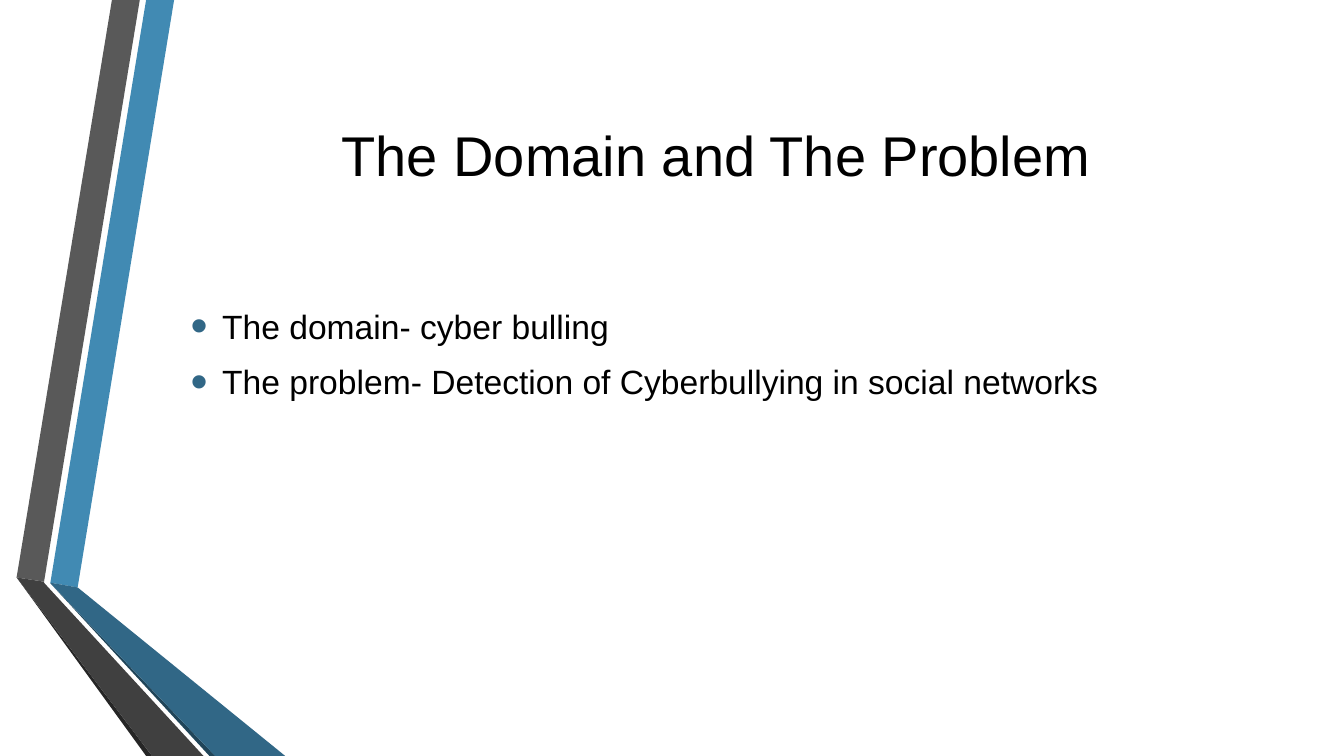
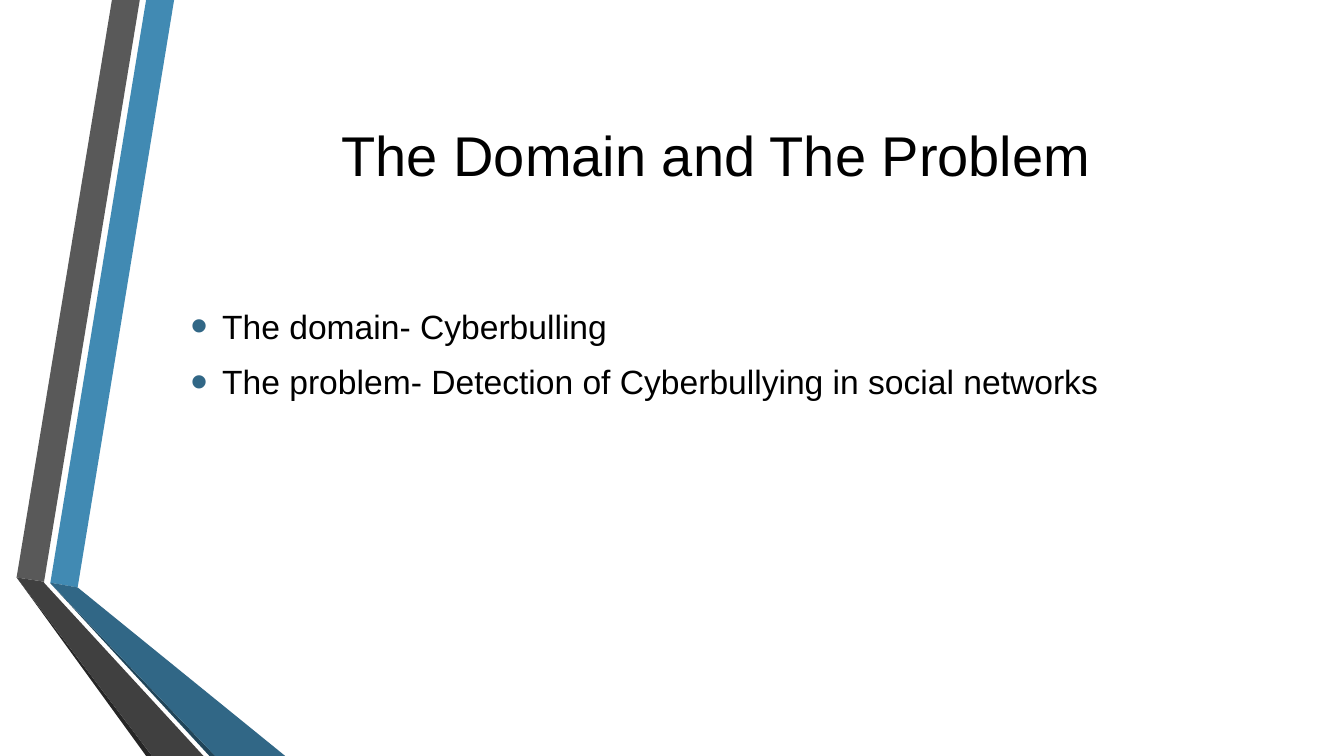
Before and after one commit to may-tal/nlpProject, a slide deck: slide 5 of CyberBullying.pptx. Drawn at 1344x756 pixels with LibreOffice and Linux fonts; fonts in the diff are those of the drawing; background and template pictures are left out. Boxes give left, top, right and bottom in pixels: in the first picture for what was removed or moved away, otherwise in the second. Text is boxed around its words. In the diff, an @@ line names an element or a change of style, - is before the commit and + after.

```diff
--- a/CyberBullying.pptx
+++ b/CyberBullying.pptx
@@ text at box(222, 314, 607, 346): text changed @@
-• The domain- cyber bulling
+• The domain- Cyberbulling
```
Also in this commit, not shown: 2 other slides changed, 39 other files.
